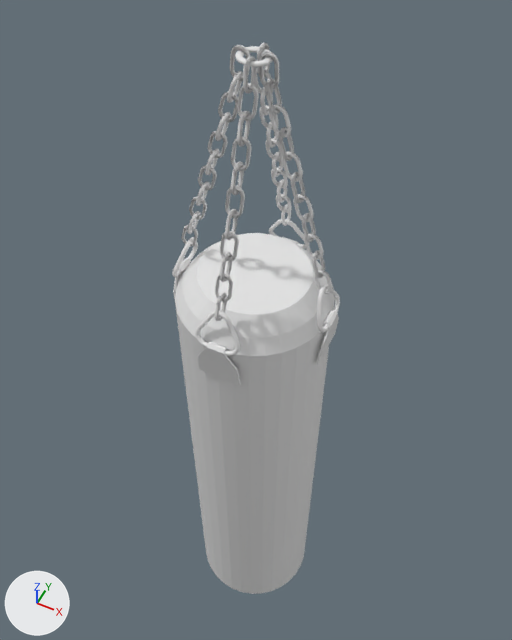
What one commit did to the Blender file Aibek/grusha.blend.
Both versions are drawn from a 50 mm lens placed at (1.55, -3.07, 5.59), pointed at (-0.19, 0.4, 1.25). Every picture has the same lights, and +X, +Y and +Z are marked at lower left.

Names of what the first picture shows: 'attachment', 'bag', 'chain', 'chain.001', 'chain.002', 'chain.003'.
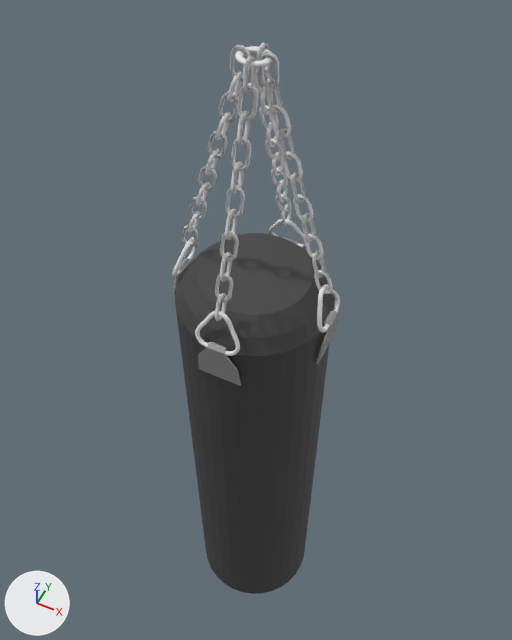
Pixel boxes [x1, y1, x2, y2] of what changed, in the pictures (512 x 640 px):
'bag', recoloured (grey to black)
    both: [175, 233, 335, 594]
'attachment', recoloured
    both: [198, 342, 241, 386]

What changed in the scene script:
```text
Add mat_dark_white:
    mat_dark_white = principled_material('dark-white')
    mat_dark_white.base_color = (0.326, 0.326, 0.326)  # grey #9b9b9b
Add mat_black:
    mat_black = principled_material('black')
    mat_black.base_color = (0.0579, 0.0579, 0.0579)  # black #444444
Change me_cylinder:
    where me_cylinder.from_pydata(...)  # 192 vertices, 162 faces; spans x -1.0..1.0, y -1.0..1.0, z -1.05..1.11
    add me_cylinder.materials.append(mat_black)  # black #444444
Change me_plane:
    where me_plane.from_pydata(...)  # 40 vertices, 39 faces; spans x -1.0..2.0, y -0.9..0.9, z -0.12..0.02
    add me_plane.materials.append(mat_dark_white)  # grey #9b9b9b
```
